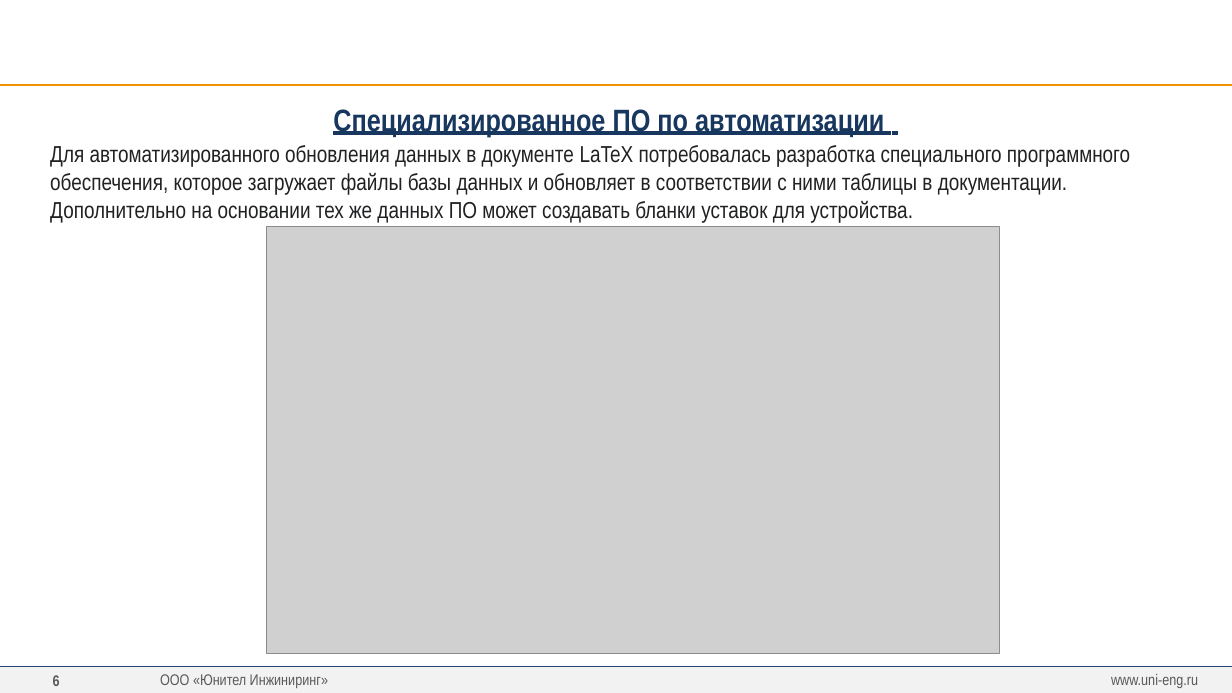
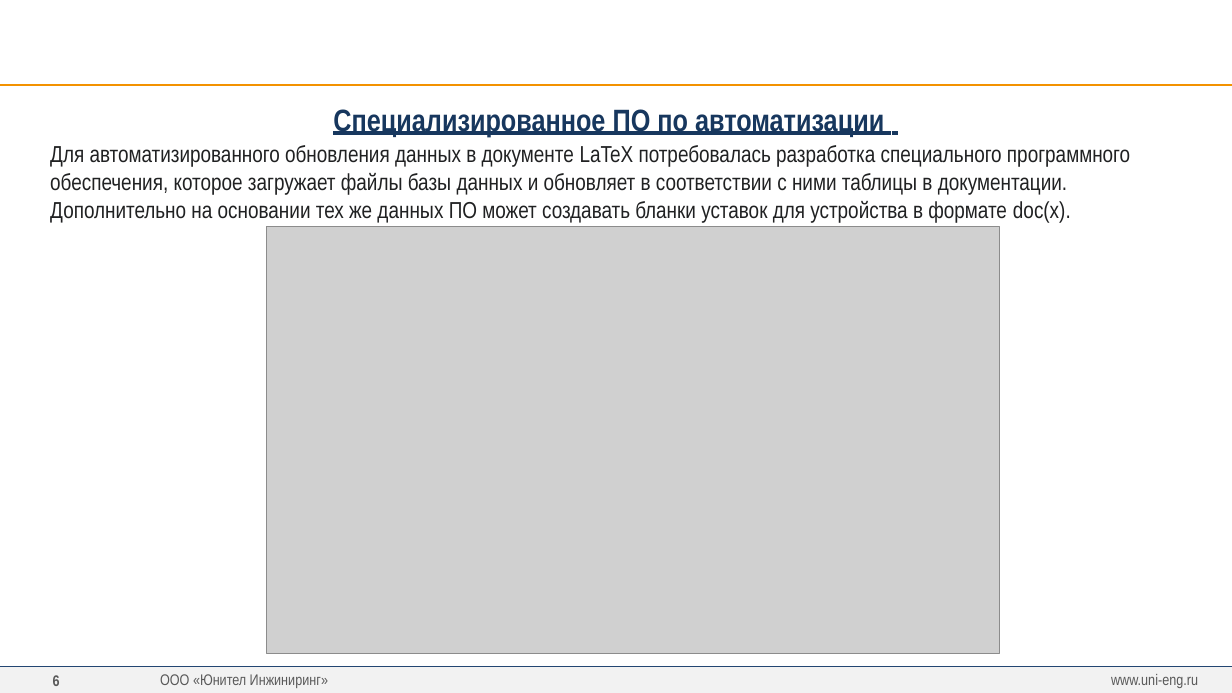
Before and after one commit to greglu1976/ProjectOmni, a slide deck: slide 6 of Презентация/Презентация v3.pptx. Drawn at 1232x693 pixels with LibreOffice and Linux fonts; fonts in the diff are those of the drawing; grey boxes stand for pictures; background and template pictures are left out. Boxes give left, top, right and bottom in pixels: in the first picture for what was removed or moved away, otherwise in the second. Text is boxed around its words. In the diff, an @@ line names an element or a change of style, - is before the commit and + after.

```diff
--- a/Презентация/Презентация v3.pptx
+++ b/Презентация/Презентация v3.pptx
@@ text at (x1=50, y1=145, x2=1130, y2=223): text changed @@
-Для автоматизированного обновления данных в документе LaTeX потребовалась разработка специального программного обеспечения, которое загружает файлы базы данных и обновляет в соответствии с ними таблицы в документации. Дополнительно на основании тех же данных ПО может создавать бланки уставок для устройства.
+Для автоматизированного обновления данных в документе LaTeX потребовалась разработка специального программного обеспечения, которое загружает файлы базы данных и обновляет в соответствии с ними таблицы в документации. Дополнительно на основании тех же данных ПО может создавать бланки уставок для устройства в формате doc(x).
```
Also in this commit, not shown: 6 other slides changed, 1 slide removed, 18 other files.
